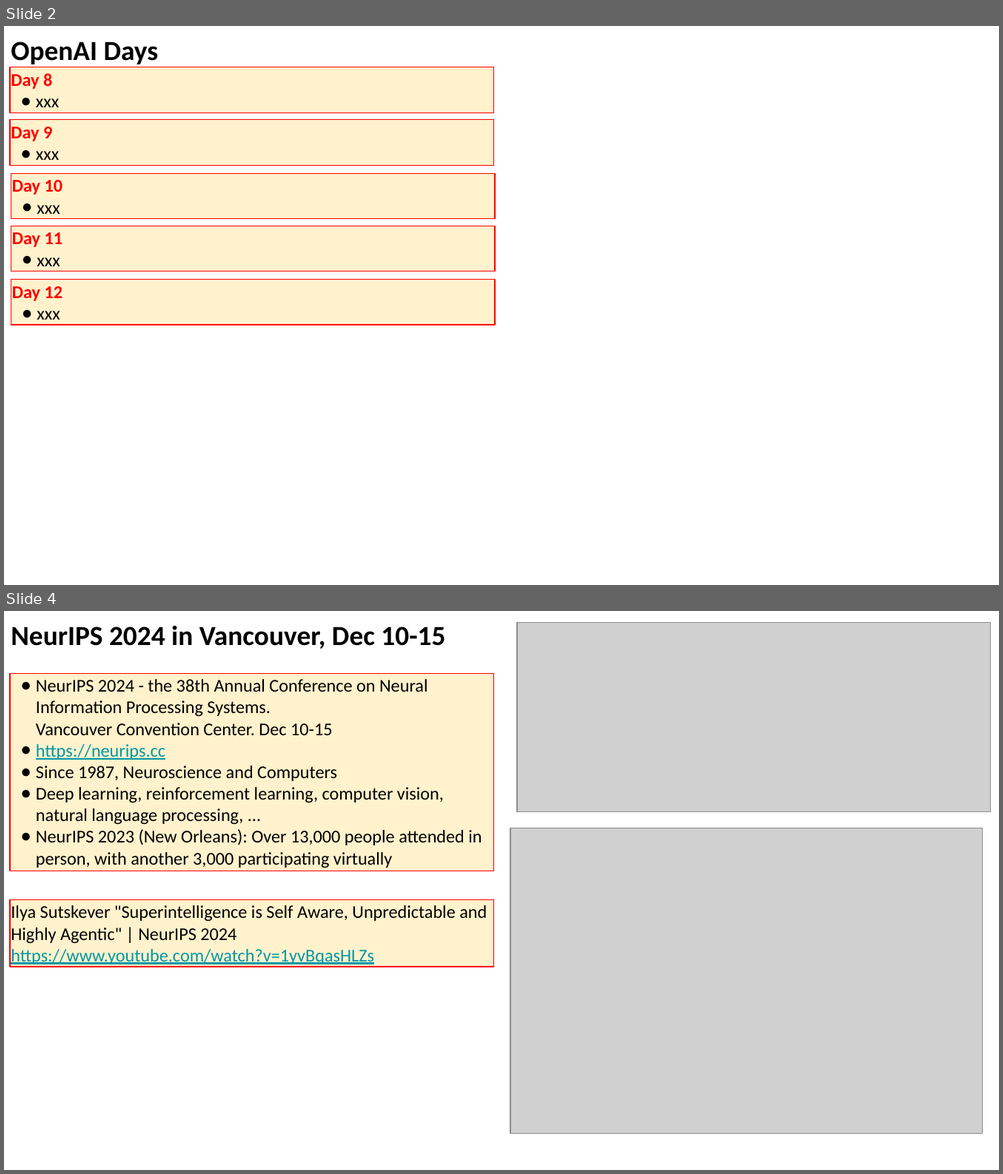
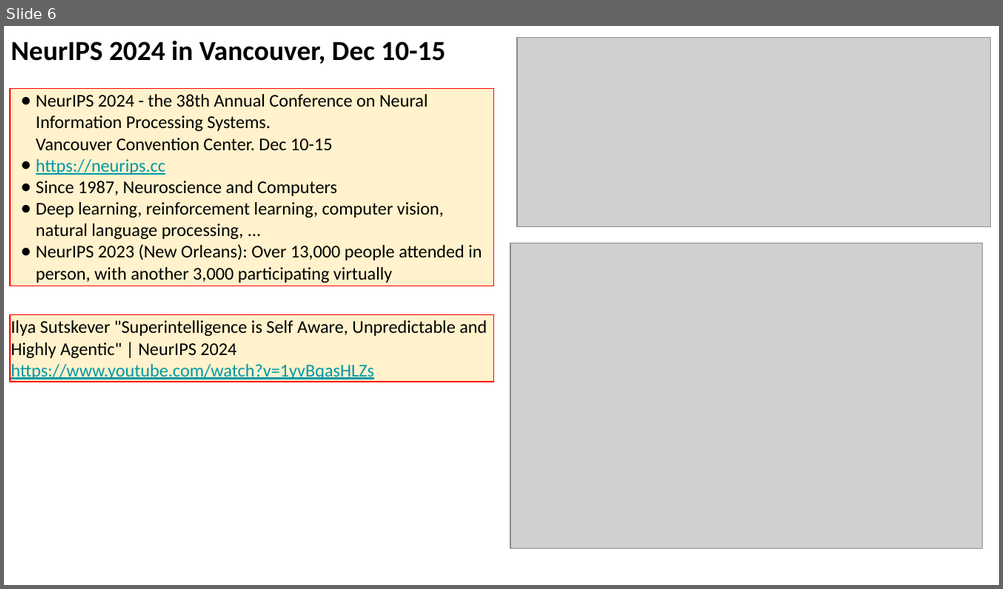
Before and after one commit to lselector/seminar, a slide deck: 2024/2024-12-20-AI-Updates.pptx. Shown one above the other, each under a label of ours: slides 2 and 4 before the commit, slide 6 after it; the slides between them are not shown. The pictures are 1003x1174 and 1003x589 pixels, drawn with LibreOffice and Linux fonts; fonts in the diff are those of the drawing; grey boxes stand for pictures. Boxes give left, top, right and bottom in pixels: in the first picture for what was removed or moved away, otherwise in the second. Text is boxed around its words. In the diff, an @@ line names an element or a change of style, - is before the commit and + after.

```diff
--- a/2024/2024-12-20-AI-Updates.pptx
+++ b/2024/2024-12-20-AI-Updates.pptx
@@ slide 2 removed at <box>4,26,999,585</box>, background #FFFFFF @@
@@ text removed at <box>11,42,159,67</box> @@
-OpenAI Days
@@ rectangle removed at <box>10,67,493,113</box> @@
-Day 8
-● xxx
@@ rectangle removed at <box>10,119,493,165</box> @@
-Day 9
-● xxx
@@ rectangle removed at <box>11,173,495,219</box> @@
-Day 10
-● xxx
@@ rectangle removed at <box>11,226,495,272</box> @@
-Day 11
-● xxx
@@ rectangle removed at <box>11,280,495,326</box> @@
-Day 12
-● xxx
@@ what was slide 4 is now slide 6 @@
```
Also in this commit, not shown: 5 slides changed, 5 slides added.
